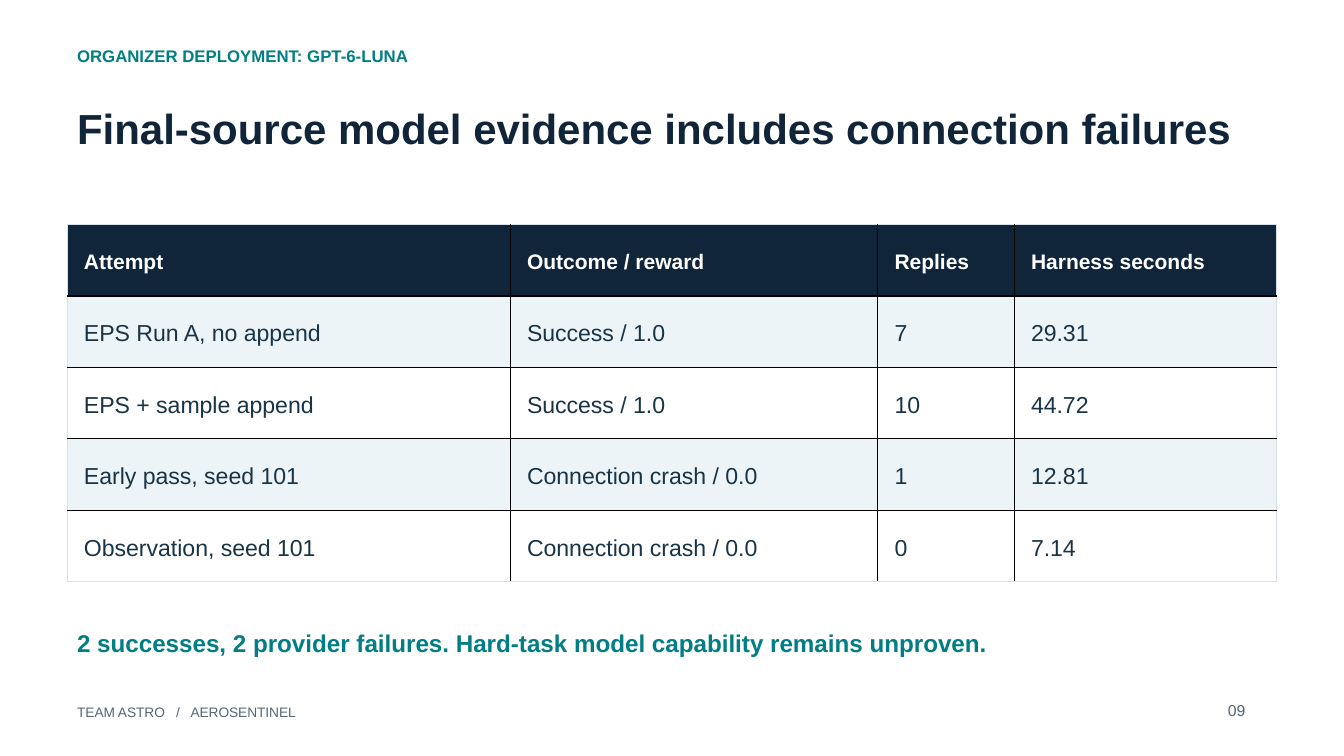
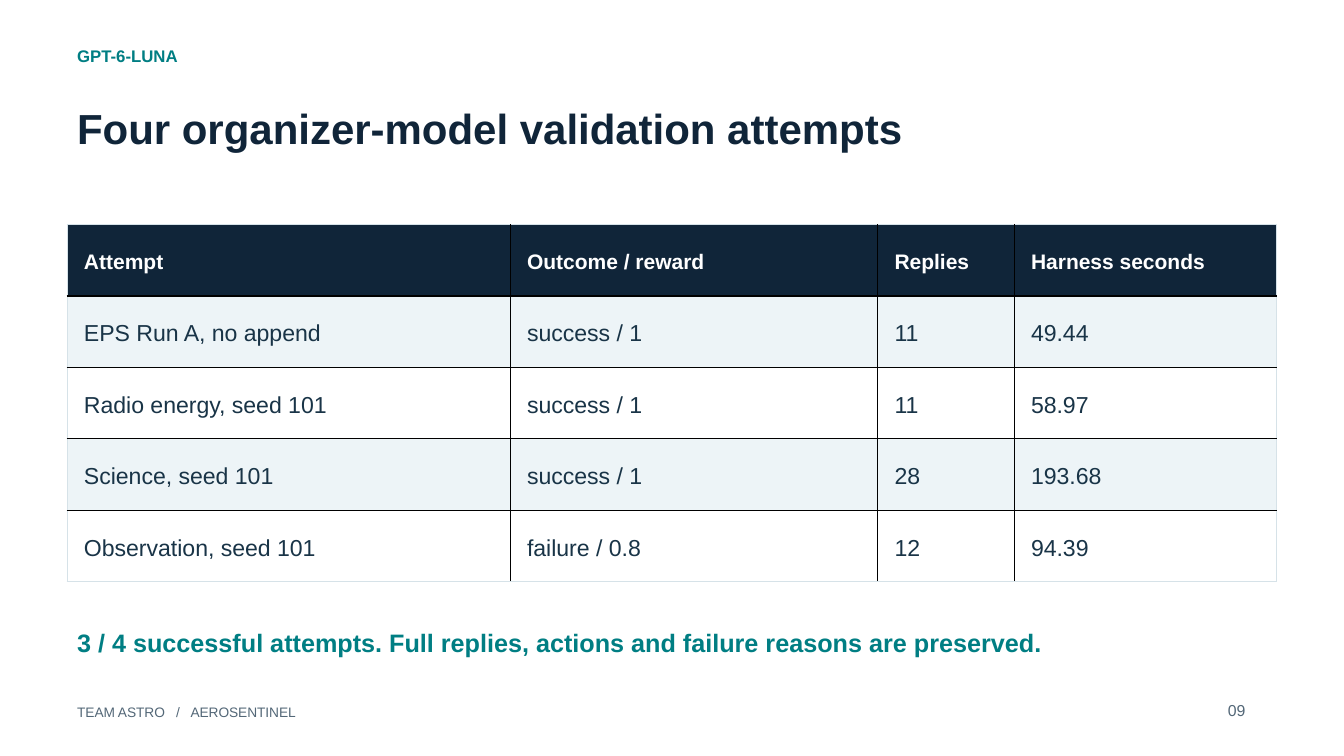
Before and after one commit to devesh3001/ASTRO, a slide deck: slide 9 of submission_bundle/defense-deck.pptx. Drawn at 1344x756 pixels with LibreOffice and Linux fonts; fonts in the diff are those of the drawing. Boxes give left, top, right and bottom in pixels: in the first picture for what was removed or moved away, otherwise in the second. Text is boxed around its words. In the diff, an @@ line names an element or a change of style, - is before the commit and + after.

Commit message:
Strengthen mission planning, verification and submission evidence

```diff
--- a/submission_bundle/defense-deck.pptx
+++ b/submission_bundle/defense-deck.pptx
@@ text at (77,50,178,62): text changed @@
-ORGANIZER DEPLOYMENT: GPT-6-LUNA
+GPT-6-LUNA
@@ text at (77,113,902,153): text changed @@
-Final-source model evidence includes connection failures
+Four organizer-model validation attempts
@@ table at (68,225,1277,582) @@
-row 2: EPS Run A, no append | Success / 1.0 | 7 | 29.31
+row 2: EPS Run A, no append | success / 1 | 11 | 49.44
-row 3: EPS + sample append | Success / 1.0 | 10 | 44.72
+row 3: Radio energy, seed 101 | success / 1 | 11 | 58.97
-row 4: Early pass, seed 101 | Connection crash / 0.0 | 1 | 12.81
+row 4: Science, seed 101 | success / 1 | 28 | 193.68
-row 5: Observation, seed 101 | Connection crash / 0.0 | 0 | 7.14
+row 5: Observation, seed 101 | failure / 0.8 | 12 | 94.39
@@ text at (77,633,1041,658): text changed; size 17.2 to 18 pt @@
-2 successes, 2 provider failures. Hard-task model capability remains unproven.
+3 / 4 successful attempts. Full replies, actions and failure reasons are preserved.
```
Also in this commit, not shown: 6 other slides changed, 1 slide added, 1 slide removed, 29 other files.
